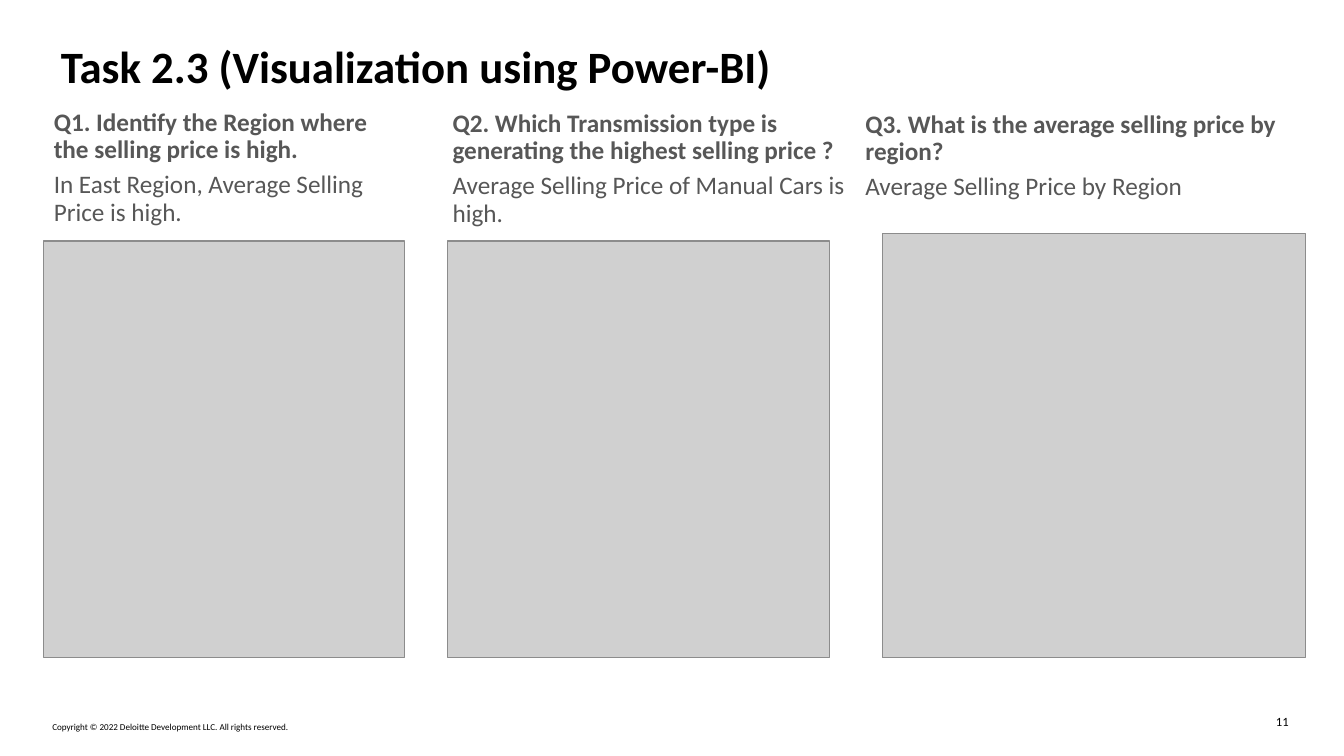
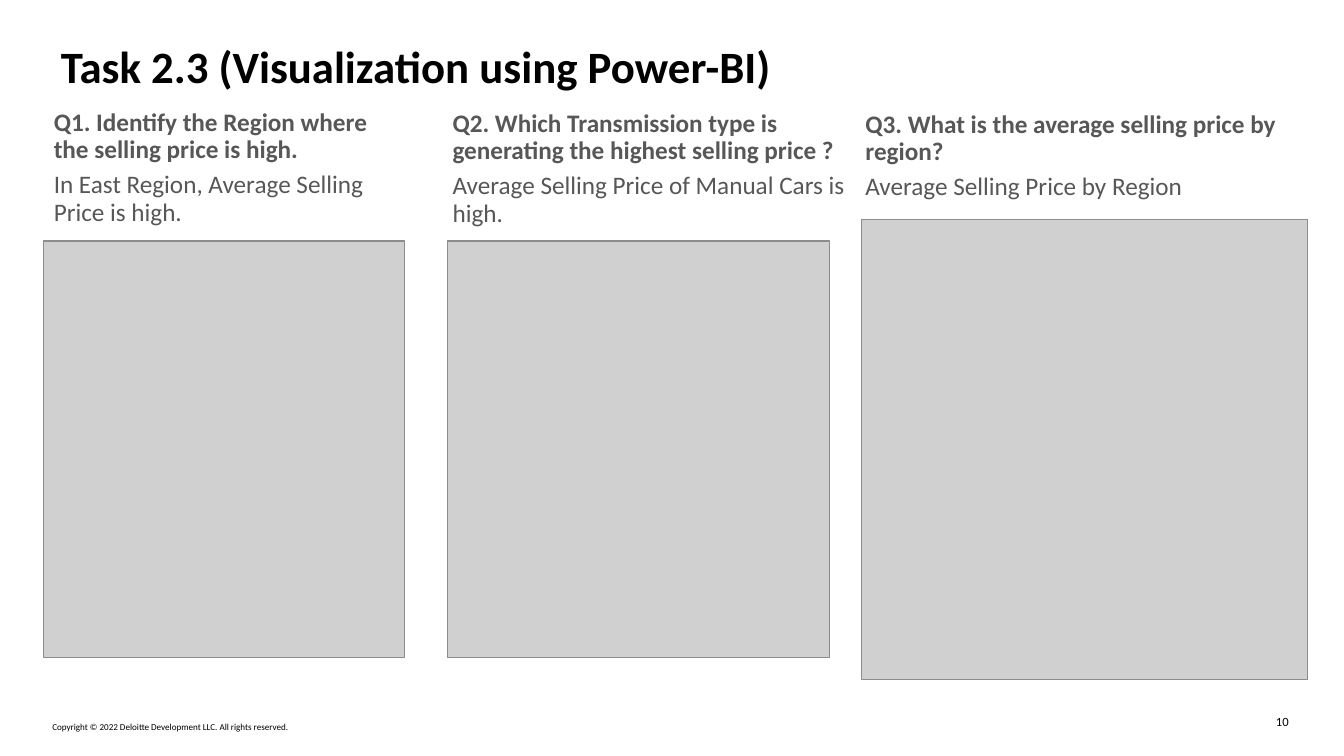
Before and after one commit to hiteshgulati/deloitte_capstone_group, a slide deck: slide 10 of Used Car Data/Capstone_Project_CheckPoint_2.pptx (slide 11 before the commit). Drawn at 1344x756 pixels with LibreOffice and Linux fonts; fonts in the diff are those of the drawing; grey boxes stand for pictures. Boxes give left, top, right and bottom in pixels: in the first picture for what was removed or moved away, otherwise in the second. Text is boxed around its words. In the diff, an @@ line names an element or a change of style, - is before the commit and + after.

```diff
--- a/Used Car Data/Capstone_Project_CheckPoint_2.pptx
+++ b/Used Car Data/Capstone_Project_CheckPoint_2.pptx
@@ picture resized from (x1=882, y1=234, x2=1306, y2=657) to (x1=861, y1=220, x2=1308, y2=680) @@
@@ page number at (x1=1276, y1=718, x2=1289, y2=726): text changed @@
-11
+10
```
Also in this commit, not shown: 3 other slides changed, 1 slide added, 1 slide removed, 16 other files.
